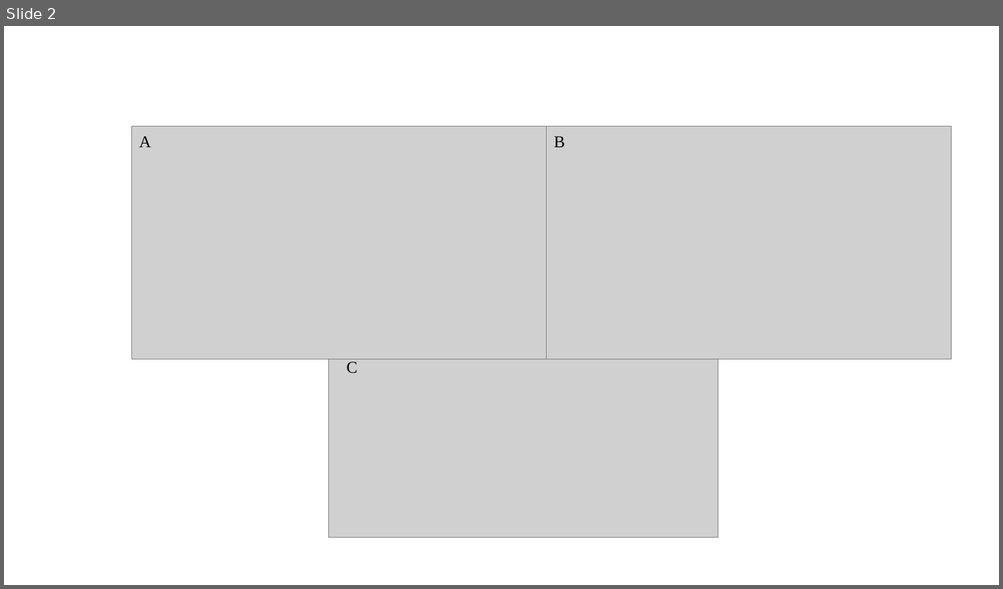
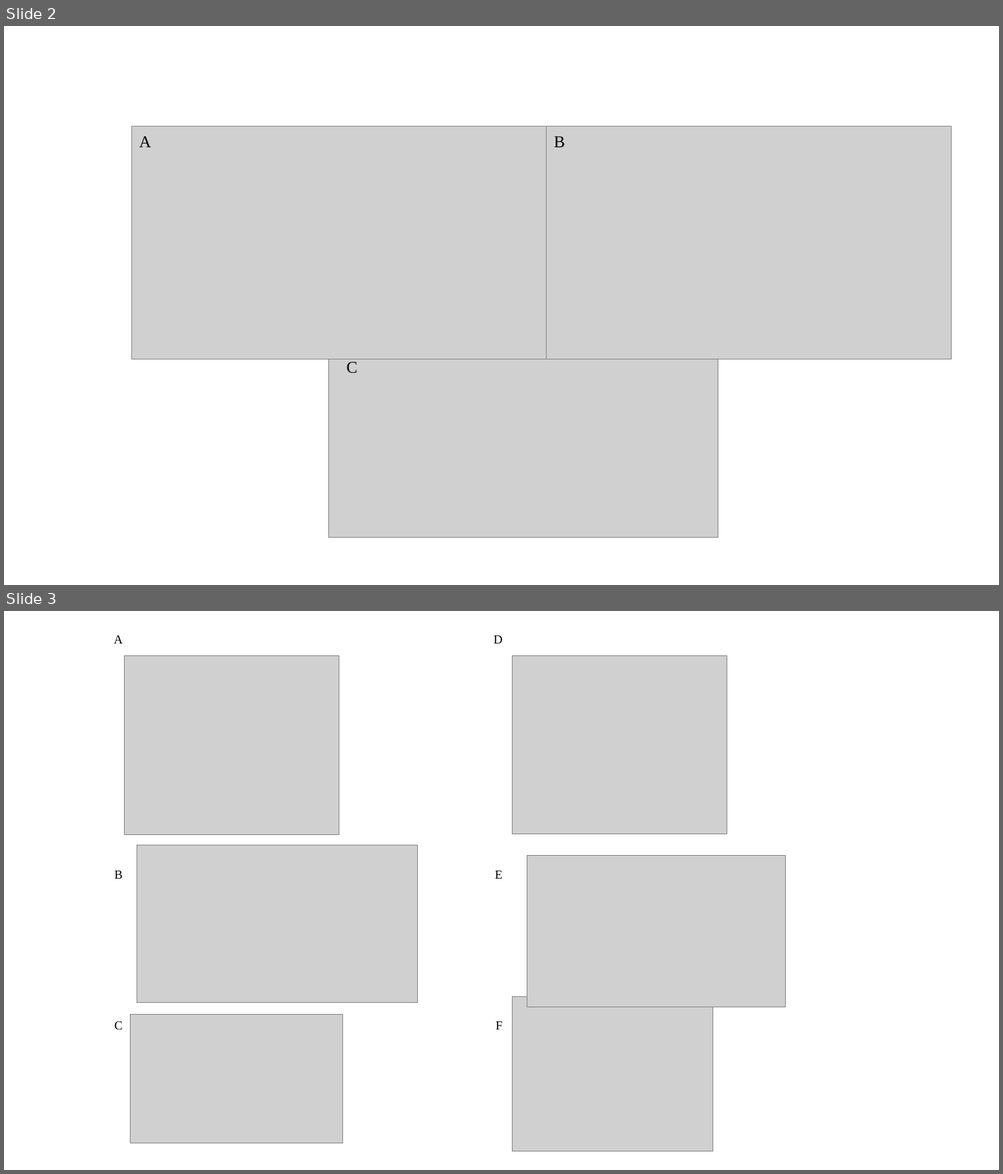
Before and after one commit to shahar-lab/Creativity-in-ADHD, a slide deck: Figures/originality/deck.pptx. Shown one above the other, each under a label of ours: slide 2 before the commit, slides 2 and 3 after it. The pictures are 1003x589 and 1003x1174 pixels, drawn with LibreOffice and Linux fonts; fonts in the diff are those of the drawing; grey boxes stand for pictures. Boxes give left, top, right and bottom in pixels: in the first picture for what was removed or moved away, otherwise in the second. Text is boxed around its words. In the diff, an @@ line names an element or a change of style, - is before the commit and + after.

```diff
--- a/Figures/originality/deck.pptx
+++ b/Figures/originality/deck.pptx
@@ slide 3 added at box(4, 611, 999, 1170), background #FFFFFF @@
@@ group added at box(114, 635, 785, 1151): 6 pictures, 6 texts @@
+A
+B
+C
+D
+E
+F
```
Also in this commit, not shown: 21 other files.
